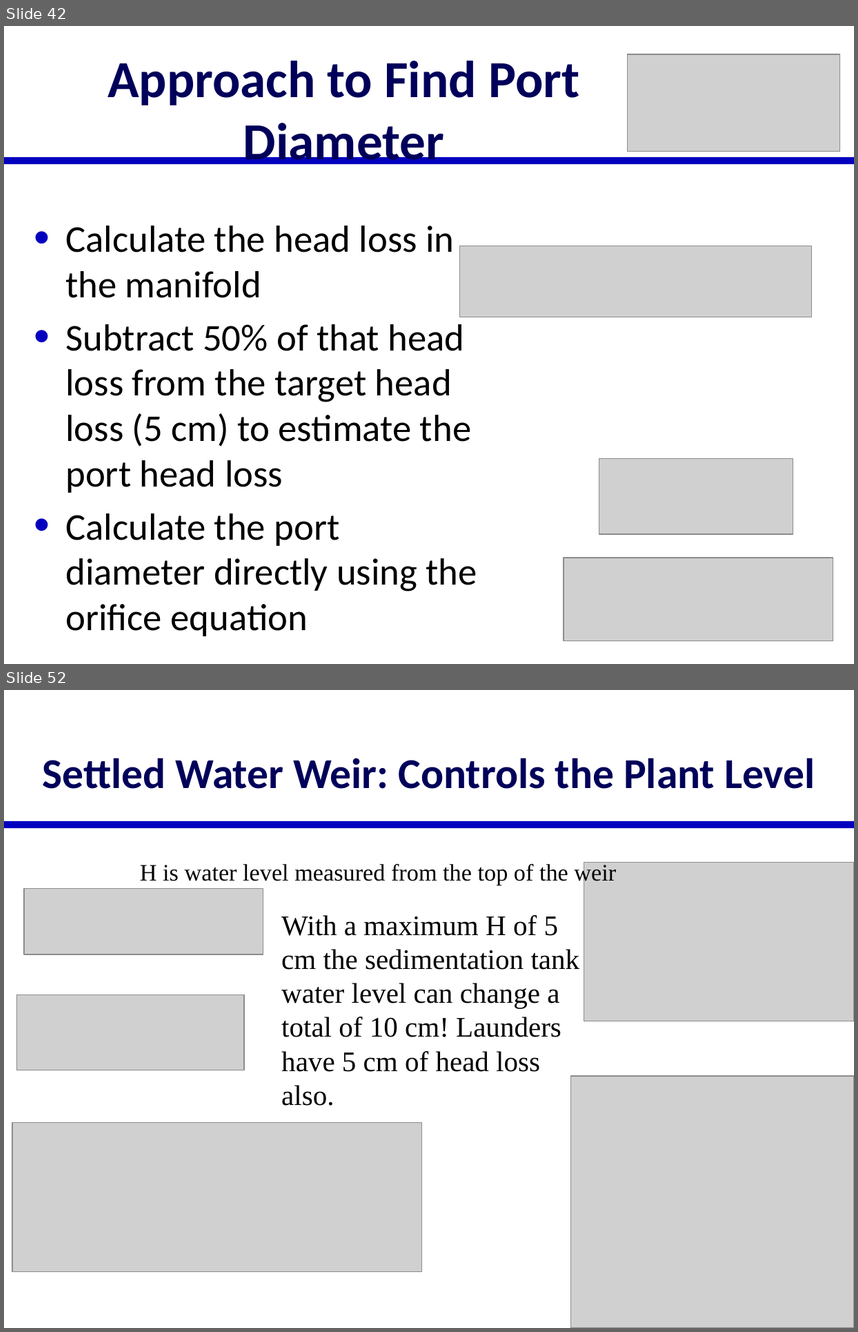
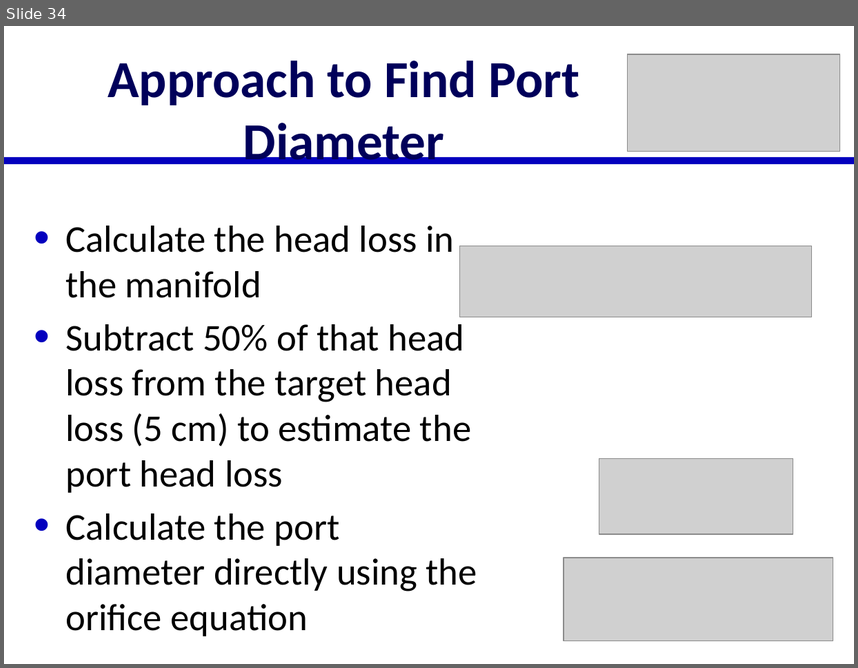
Before and after one commit to AguaClara/SWOT, a slide deck: Lectures/In Class/Manifolds.pptx. Shown one above the other, each under a label of ours: slides 42 and 52 before the commit, slide 34 after it; the slides between them are not shown. The pictures are 858x1332 and 858x668 pixels, drawn with LibreOffice and Linux fonts; fonts in the diff are those of the drawing; grey boxes stand for pictures. Boxes give left, top, right and bottom in pixels: in the first picture for what was removed or moved away, otherwise in the second. Text is boxed around its words. In the diff, an @@ line names an element or a change of style, - is before the commit and + after.

```diff
--- a/Lectures/In Class/Manifolds.pptx
+++ b/Lectures/In Class/Manifolds.pptx
@@ slide 52 removed at [4, 690, 854, 1328], background #FFFFFF; not listed: 1 template element that a slide beside it also shows @@
@@ title removed at [42, 758, 815, 789] @@
-Settled Water Weir: Controls the Plant Level
@@ text removed at [140, 862, 616, 885] @@
-H is water level measured from the top of the weir
@@ picture removed at [584, 862, 854, 1021] @@
@@ picture removed at [25, 888, 263, 954] @@
@@ text removed at [281, 915, 580, 1105] @@
-With a maximum H of 5 cm the sedimentation tank water level can change a total of 10 cm! Launders have 5 cm of head loss also.
@@ picture removed at [16, 994, 243, 1069] @@
@@ picture removed at [571, 1076, 854, 1328] @@
@@ picture removed at [12, 1122, 422, 1270] @@
@@ what was slide 42 is now slide 34 @@
```
Also in this commit, not shown: 2 slides changed, 22 other slides removed.
